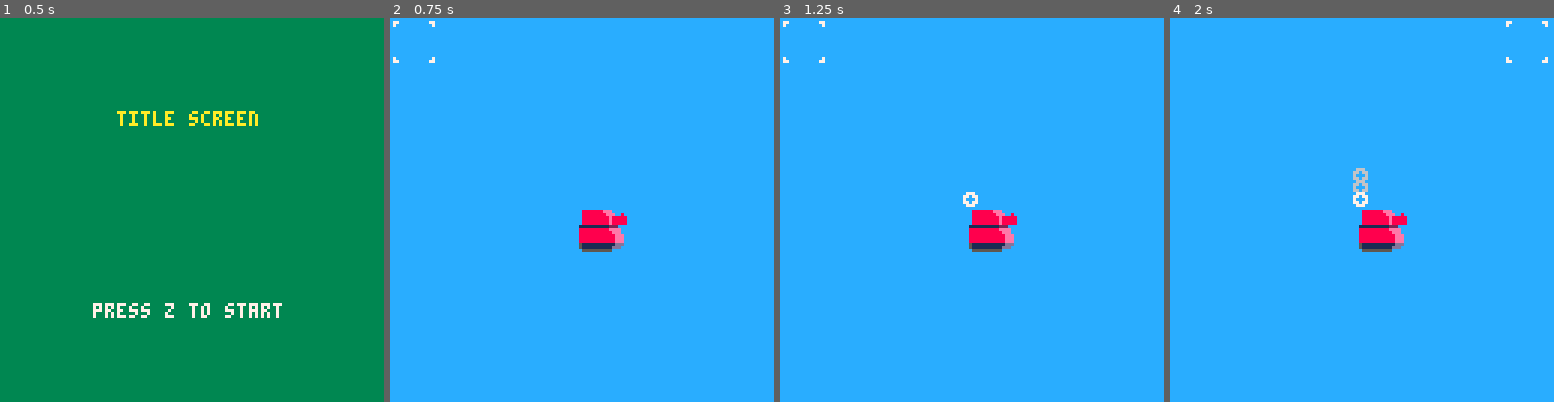
Above: before the commit, frames 1-4 (left to right).
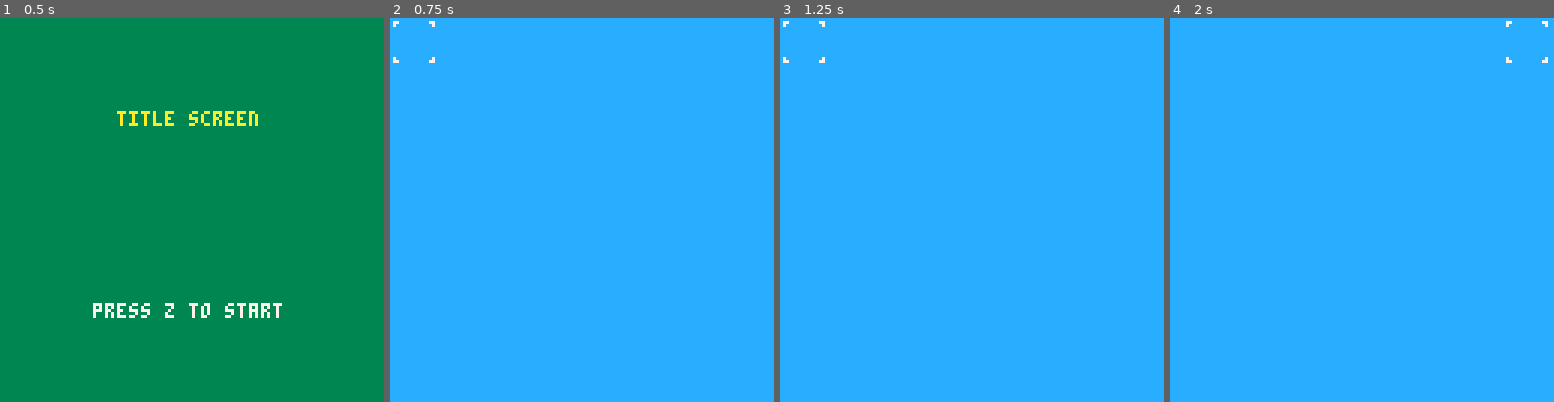
Above: after the commit, the same moments.

Repository: wbprice/pico-wars
Game: PICO-8 cartridge pico-wars.p8
Two runs of this game, one before a commit and one after it. Both use one fixed random seed, a clock stepped at 60 frames per second and the inputs below.
Inputs:
- Up to frame 1 (0.5 s): no input
- Up to frame 2 (0.75 s): tap O (Z key) at 0.7 s
- Up to frame 3 (1.25 s): no input
- Up to frame 4 (2 s): hold Right from 1.6 s (still down); tap O (Z key) at 1.7 s

Frame 1 is identical in both runs. In frame 2, 1.2% of the frame differs, in the area x 49-62%, y 50-61%; in frame 3, 1.3%; in frame 4, 1.4%, in the area x 47-62%, y 39-61%.

Commit message:
throttle on two-phase

Diff:
--- a/pico-wars.p8
+++ b/pico-wars.p8
@@ -160,7 +160,9 @@
 function gamedraw()
 	rectfill(0,0,screenwidth, screenheight, 12)
 	draw_box_cursor(cursor)
-	playerdraw()
+	throttle(function()
+		playerdraw()
+	end)
 end
 
 -- handle button inputs
